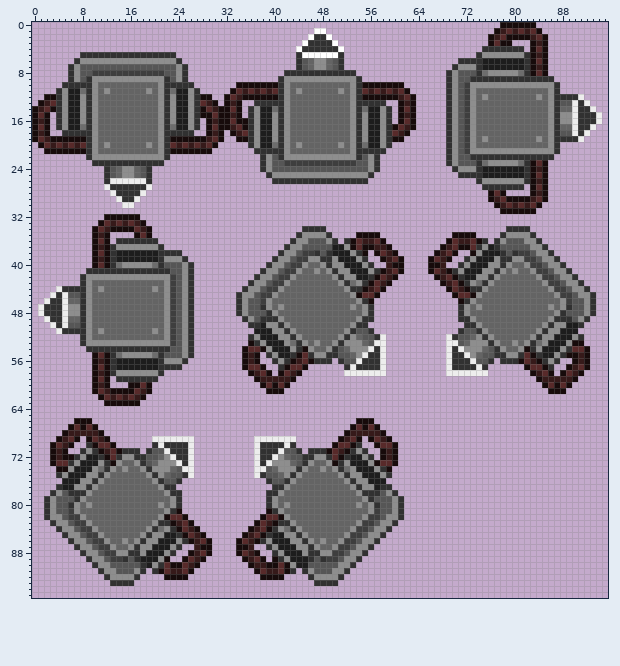
A sprite sheet gets an edit: Resources/Textures/Objects/Weapons/Guns/Turrets/sentry_turret.rsi/base.png. The picture above was drawn from the file before the commit.
The file is 96x96 pixels. Colours within 5 levels of each other are drawn and written as one.
After the commit:
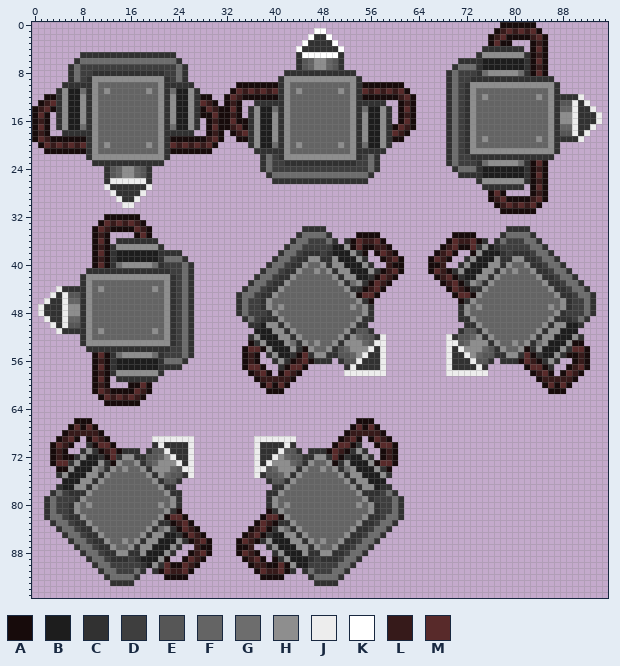
Palette (. is transparent): A #170b0b  B #1d1d1d  C #313131  D #3e3e3e  E #565656  F #646464  G #6d6d6d  H #8e8e8e  J #ededed  K #ffffff  L #361a1a  M #582a2a
Diff:
y 6: x 8..23 HHHHHHHHHHHHHHHH -> GGGGGGGGGGGGGGGG
y 7: x 7..24 HEEEEEEEEEEEEEEEEH -> GDDDDDDDDDDDDDDDDG; x 71..73 HHH -> GGG
y 8: x 7..24 HEEDDDDDDDDDDDDEEH -> GDDCCCCCCCCCCCCDDG; x 70..73 HEEE -> GDDD
y 9: x 7..8 HE -> GD; x 23..24 EH -> DG; x 70..72 HEE -> GDD
y 10..21: x 70..72 HED -> GDC
y 22: x 39..40 HE -> GD; x 55..56 EH -> DG; x 70..72 HEE -> GDD
y 23: x 39..56 HEEDDDDDDDDDDDDEEH -> GDDCCCCCCCCCCCCDDG; x 70..73 HEEE -> GDDD
y 24: x 39..56 HEEEEEEEEEEEEEEEEH -> GDDDDDDDDDDDDDDDDG; x 71..73 HHH -> GGG
y 25: x 40..55 HHHHHHHHHHHHHHHH -> GGGGGGGGGGGGGGGG
y 35: x 45..48 HHHH -> GGGG; x 79..82 HHHH -> GGGG
y 36: x 44..49 HHEEEH -> GGDDDG; x 78..83 HEEEHH -> GDDDGG
y 37: x 43..49 HHEEEEE -> GGDDDDD; x 78..84 EEEEEHH -> DDDDDGG
y 38: x 42..46 HHEDD -> GGDCC; x 48 E -> D; x 79 E -> D; x 81..85 DDEHH -> CCDGG
y 39: x 22..24 HHH -> GGG; x 41..45 HHEDD -> GGDCC; x 82..86 DDEHH -> CCDGG
y 40: x 22..25 EEEH -> DDDG; x 40..44 HHEDD -> GGDCC; x 83..87 DDEHH -> CCDGG
y 41: x 23..25 EEH -> DDG; x 39..43 HHEDD -> GGDCC; x 84..88 DDEHH -> CCDGG
y 42: x 23..25 DEH -> CDG; x 38..42 HHEDD -> GGDCC; x 85..89 DDEHH -> CCDGG
y 43: x 23..25 DEH -> CDG; x 37..41 HHEDD -> GGDCC; x 86..90 DDEHH -> CCDGG
y 44: x 23..25 DEH -> CDG; x 36..40 HHEDD -> GGDCC; x 87..91 DDEHH -> CCDGG
y 45: x 23..25 DEH -> CDG; x 35..39 HHEDD -> GGDCC; x 88..92 DDEHH -> CCDGG
y 46: x 23..25 DEH -> CDG; x 35..38 HEED -> GDDC; x 89..92 DEEH -> CDDG
y 47: x 23..25 DEH -> CDG; x 35..37 HEE -> GDD; x 90..92 EEH -> DDG
y 48: x 23..25 DEH -> CDG; x 35..38 HEEE -> GDDD; x 89..92 EEEH -> DDDG
y 49: x 23..25 DEH -> CDG; x 36..37 HE -> GD; x 90..91 EH -> DG
y 50..53: x 23..25 DEH -> CDG
y 54: x 23..25 EEH -> DDG
y 55: x 22..25 EEEH -> DDDG
y 56: x 22..24 HHH -> GGG
y 78: x 4..5 HE -> GD; x 58..59 EH -> DG
y 79: x 3..6 HEEE -> GDDD; x 57..60 EEEH -> DDDG
y 80: x 3..5 HEE -> GDD; x 58..60 EEH -> DDG
y 81: x 3..6 HEED -> GDDC; x 57..60 DEEH -> CDDG
y 82: x 3..7 HHEDD -> GGDCC; x 56..60 DDEHH -> CCDGG
y 83: x 4..8 HHEDD -> GGDCC; x 55..59 DDEHH -> CCDGG
y 84: x 5..9 HHEDD -> GGDCC; x 54..58 DDEHH -> CCDGG
y 85: x 6..10 HHEDD -> GGDCC; x 53..57 DDEHH -> CCDGG
y 86: x 7..11 HHEDD -> GGDCC; x 52..56 DDEHH -> CCDGG
y 87: x 8..12 HHEDD -> GGDCC; x 51..55 DDEHH -> CCDGG
y 88: x 9..13 HHEDD -> GGDCC; x 50..54 DDEHH -> CCDGG
y 89: x 10..14 HHEDD -> GGDCC; x 16 E -> D; x 47 E -> D; x 49..53 DDEHH -> CCDGG
y 90: x 11..17 HHEEEEE -> GGDDDDD; x 46..52 EEEEEHH -> DDDDDGG
y 91: x 12..17 HHEEEH -> GGDDDG; x 46..51 HEEEHH -> GDDDGG
y 92: x 13..16 HHHH -> GGGG; x 47..50 HHHH -> GGGG
Boxes around the changes in both pictures, in picture pixels (x1, y1, x2, y2):
changed: (74, 58, 182, 82)
changed: (452, 64, 476, 172)
changed: (266, 154, 374, 178)
changed: (242, 232, 332, 322)
changed: (500, 232, 590, 322)
changed: (164, 256, 188, 364)
changed: (50, 490, 140, 580)
changed: (308, 490, 398, 580)
